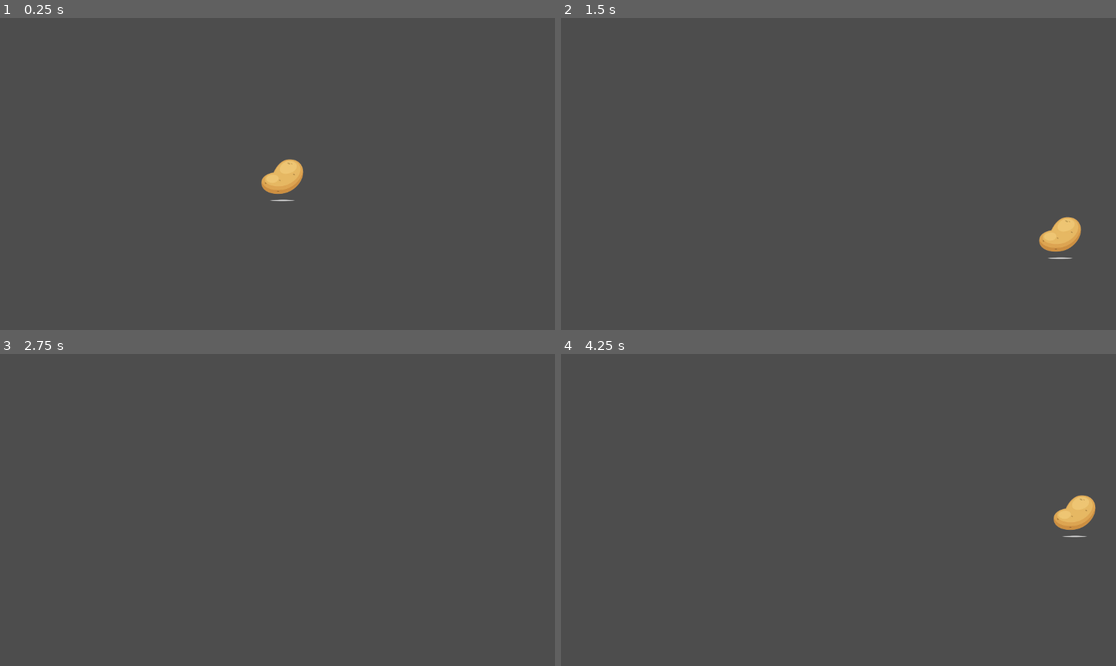
Above: before the commit, frames 1-4 (two rows, left to right).
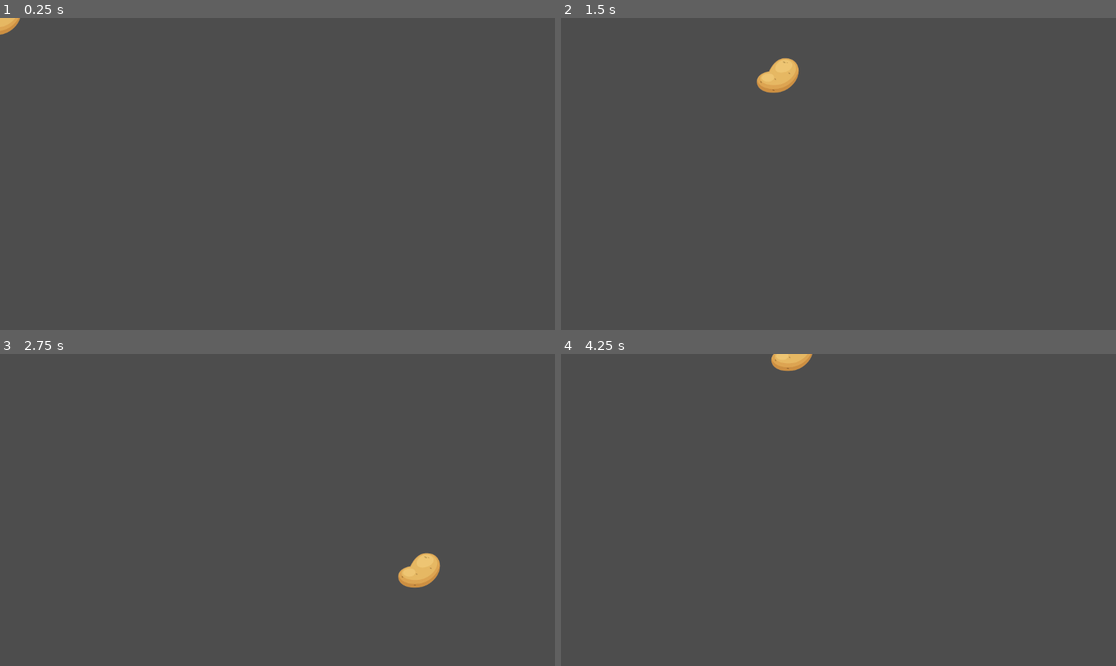
Above: after the commit, the same moments.

Repository: Oric1/Segumba
Game: Godot game, scene res://player.tscn
The game is run twice, just before and just after one commit, with the same random seed, the same clock (stepped at 60 frames per second) and the same inputs.
Inputs:
- Up to frame 1 (0.25 s): no input
- Up to frame 2 (1.5 s): tap Enter at 0.5 s; hold Right (ui_right) 0.53-1.28 s; hold Down (ui_down) from 1.28 s (still down)
- Up to frame 3 (2.75 s): release Down (ui_down) at 2.03 s; hold Right (ui_right) from 2.03 s (still down)
- Up to frame 4 (4.25 s): release Right (ui_right) at 2.78 s; hold Up (ui_up) 2.78-3.53 s; hold Left (ui_left) from 3.53 s (still down)

The runs differ from the first frame. In frame 1, 0.7% of the frame differs, in the area x 0-55%, y 0-59%; in frame 2, 1.2%, in the area x 35-94%, y 12-78%; in frame 3, 0.6%; in frame 4, 0.9%.

Commit message:
yes

Diff:
--- /dev/null
+++ b/main.tscn
@@ -0,0 +1,13 @@
+[gd_scene load_steps=2 format=3 uid="uid://c4t7idbko0jti"]
+
+[ext_resource type="PackedScene" uid="uid://cxcuygo58bk3k" path="res://player.tscn" id="1_hm3gr"]
+
+[node name="Game" type="Node2D"]
+
+[node name="ColorRect" type="ColorRect" parent="."]
+offset_right = 1168.0
+offset_bottom = 672.0
+color = Color(0.686275, 0.721569, 1, 1)
+
+[node name="CharacterBody2D" parent="." instance=ExtResource("1_hm3gr")]
+position = Vector2(561, 336)
--- a/player.tscn
+++ b/player.tscn
@@ -1,13 +1,12 @@
 [gd_scene load_steps=4 format=3 uid="uid://cxcuygo58bk3k"]
 
 [ext_resource type="Script" path="res://player.gd" id="1_608ge"]
-[ext_resource type="Texture2D" uid="uid://iee16cus3ov1" path="res://Images/Potato-removebg-preview.png" id="2_tx240"]
+[ext_resource type="Texture2D" uid="uid://bxmnul4m51dm1" path="res://Images/Potato-removebg-preview.png" id="2_tx240"]
 
 [sub_resource type="CircleShape2D" id="CircleShape2D_5nabf"]
 radius = 78.5175
 
 [node name="CharacterBody2D" type="CharacterBody2D"]
-position = Vector2(586, 330)
 script = ExtResource("1_608ge")
 
 [node name="Potato-removebg-preview" type="Sprite2D" parent="."]
Binary file changed: Images/Potato-removebg-preview.png
Not shown, changed: Images/Potato-removebg-preview.png.import
